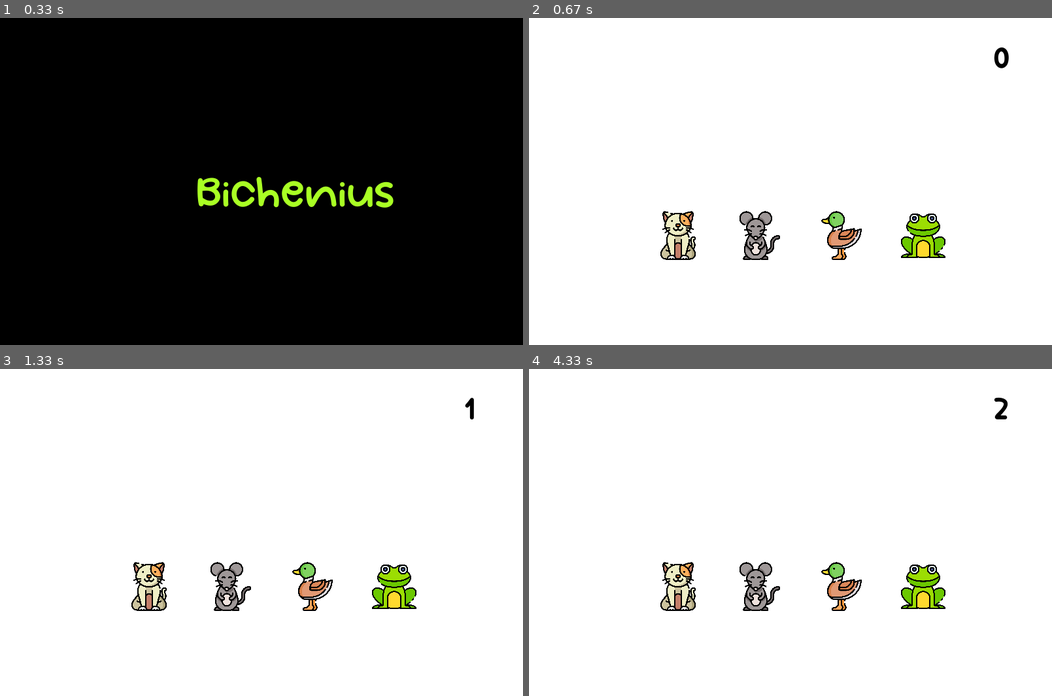
Above: before the commit, frames 1-4 (two rows, left to right).
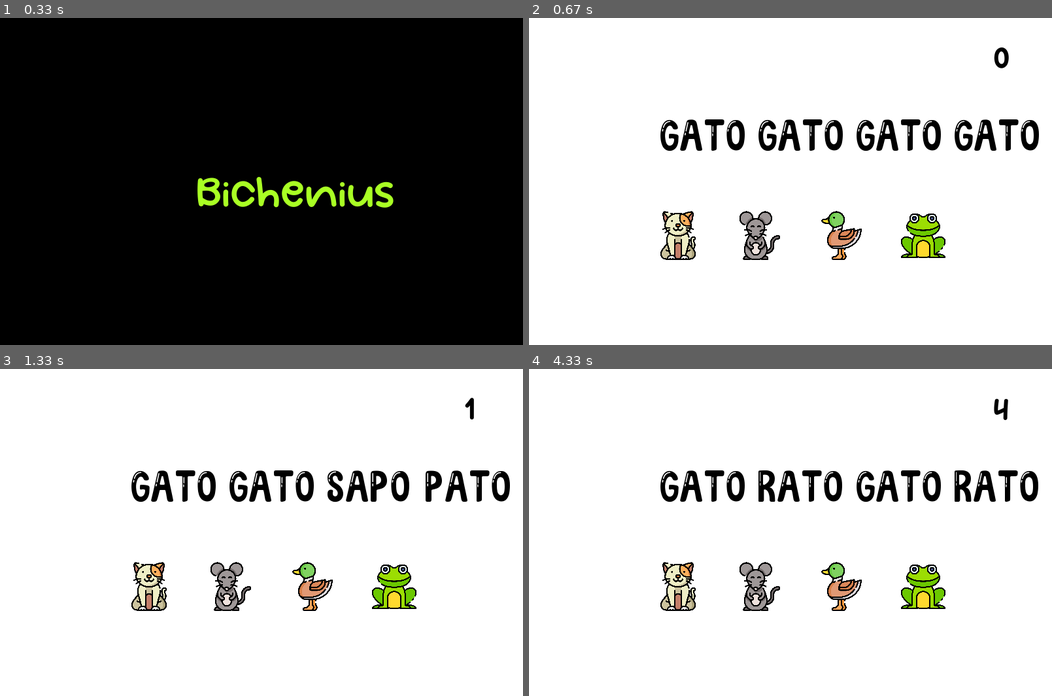
Above: after the commit, the same moments.

Repository: samara-c/Genius_Modificado_Pygame
Game: pygame game, started from Animais.py
Same seed, same stepped clock (60 frames per second), same inputs: the game is played once before the commit and once after it.
Inputs (mouse positions are in pixels of both pictures, inside the frame that each line leads up to):
- Up to frame 1 (0.33 s): no input
- Up to frame 2 (0.67 s): click (790, 181) at 0.43 s
- Up to frame 3 (1.33 s): click (313, 604) at 0.8 s; click (230, 584) at 1.2 s
- Up to frame 4 (4.33 s): click (675, 584) at 2.6 s; move the mouse to (926, 584) at 2.87 s; click (926, 584) at 3 s; click (842, 584) at 3.9 s

Frame 1 is identical in both runs. In frame 2, 3.1% of the frame differs, in the area x 25-98%, y 31-41%; in frame 3, 3.1%; in frame 4, 3.3%, in the area x 25-98%, y 8-41%.

Commit message:
escrevendo animais na tela

Diff:
--- a/Animais.py
+++ b/Animais.py
@@ -87,7 +87,7 @@
     nivel = 1
     sorteio_var = 5
     continuar = True
-    vetor_sorteio = []
+    vetor_sorteio = [0,0,0,0,0]
     # pos_x = (SCREEN_SIZE[0]-500)/2
 
     def __init__(self):
@@ -213,14 +213,16 @@
             self.sorteio = False
 
     def sorteiaAnimal(self):
-        self.vetor_sorteio = []*self.sorteio_var
         i = 0
+
+
         if self.sorteio:
-            while (i<self.sorteio_var):
+            while (i<len(self.vetor_sorteio)-1):
                 self.num_cor = randint(0, (len(vetor_animais_nomes)-1))
                 self.num_cor_do_texto = randint(0, (len(vetor_cores_nomes))-1)
                 self.vetor_sorteio[i] = self.num_cor
                 i+=1
+                print ("sorteado")
             self.sorteio = False
 
     def escreveCorNaTela(self):
@@ -229,7 +231,8 @@
         pos_2 = 155
 
         for num in self.vetor_sorteio:
-            textofinal = quickens_font.render((vetor_animais_nomes[self.vetor_sorteio[num]]), True, (vetor_cores[self.num_cor_do_texto]))
+            print("OI")
+            textofinal = quickens_font.render((vetor_animais_nomes[self.vetor_sorteio[num]]), True, PRETO_COR)
             screen.blit(textofinal, (pos_1, pos_2))
             pos_1+=150
 
@@ -275,7 +278,7 @@
         tela_obj.monta_tela()
         tela_obj.escrevePontosNaTela()
         tela_obj.desenha_animais()
-        tela_obj.sorteiaCor()
+        tela_obj.sorteiaAnimal()
         tela_obj.escreveCorNaTela()
         tela_obj.checa_colisao()
 
